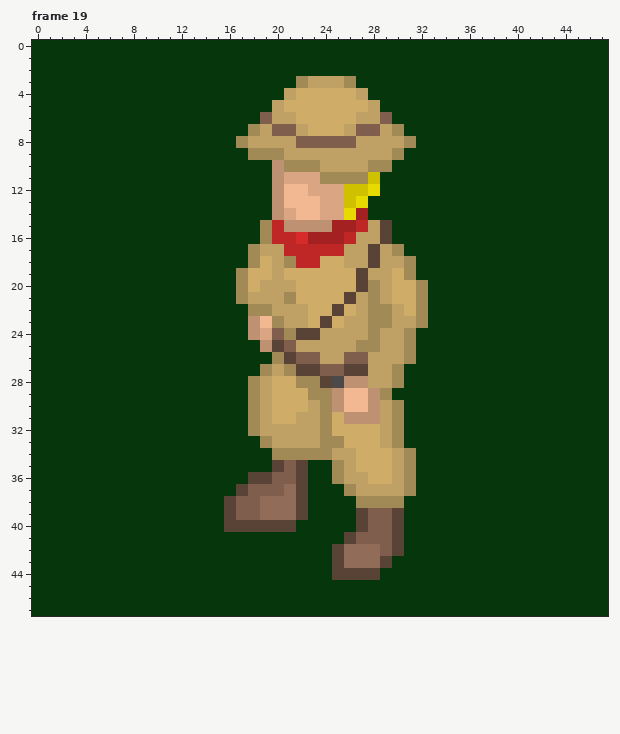
Pixel-art file -- Player/Asset files/Reworked Explorer walk cycle.aseprite. The picture above is the old version.
48x48 pixels, 19 frames. Shown: frame 19. The commit also changed other frames, which this record leaves out.
Now the later version:
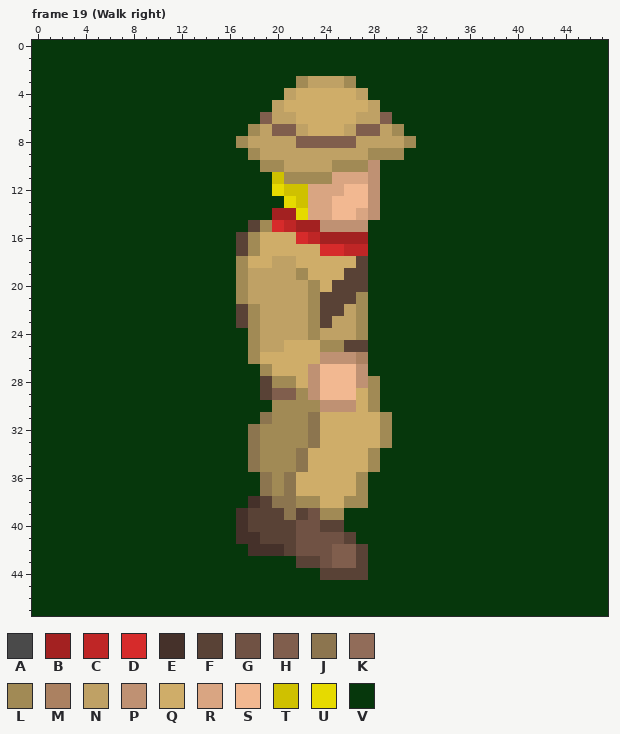
Palette (. is transparent): A #4a4a4a  B #a32121  C #bf2626  D #d62b2b  E #45312a  F #594236  G #705244  H #805e4d  J #8c754f  K #916c59  L #a18a55  M #ab8161  N #bfa165  P #bf9173  Q #cfad69  R #d9a582  S #f2b891  T #cfc100  U #e6da00  V #06370c
From old to new:
Changed rows in their new state; - is an unchanged pixel.
Frame 19 (Walk right), layer "Explorer":
first column x 16:
 9 ---NN-------LL---
10 ---LLNNN-LLLPV---
11 ----TLLL-RRRP----
12 ----UTT---SSP----
13 ----VUTR-SSSP----
14 ----BBUR-SSRP----
15 --F-DCBB-PPPVV---
16 -FLQQQ-C--BBVV---
17 -F-QQQQQDDCCVVV--
18 -LQ--NQQ--QFVVVV-
19 --NN-NL---F-VVVV-
20 --N---NL-FF-VVVVV
21 -----NNLFF-LVVVVV
22 -F-N---LF-NLVVVVV
23 -FLNN--L-N-LVVVVV
24 --LNNNNL---LVVVV-
25 --LNNQQQLLFFVVVV-
26 --LQQQQQPPPMVVVV-
27 ----QQQPSSSPVVV--
28 --VFLLQPSSS-LVV--
29 --VFHHLPSS-QLV---
30 --VVLLLLP-PQLVV--
31 --VJLLLJQ-QQQLV--
32 --JLLLLJQ----LV--
33 --J-LLLJQQ---LV--
34 --JL--JQQQQ-LVVV-
35 --JLLLJQQQQ-LVVV-
36 --VJLJQQQQQLVVVV-
37 -VVJLJQQQQQLVVVV-
38 VVEFJJLLQQL-VVV--
39 VEFFFJ-GLL-VVVV--
40 VE----GGFF-VVVV--
41 -EEFFFGGGG-VVVV--
42 --EEEFGGGHHFVVV--
43 ------FFGHHFVV---
44 --------F---V----
